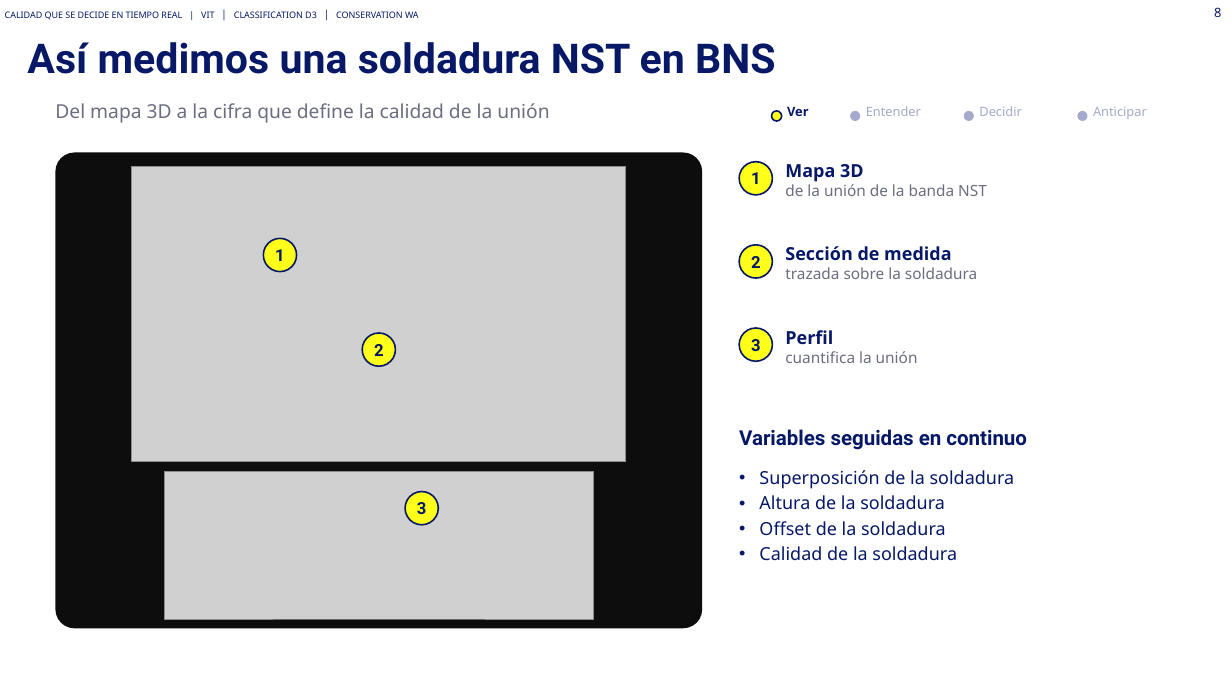
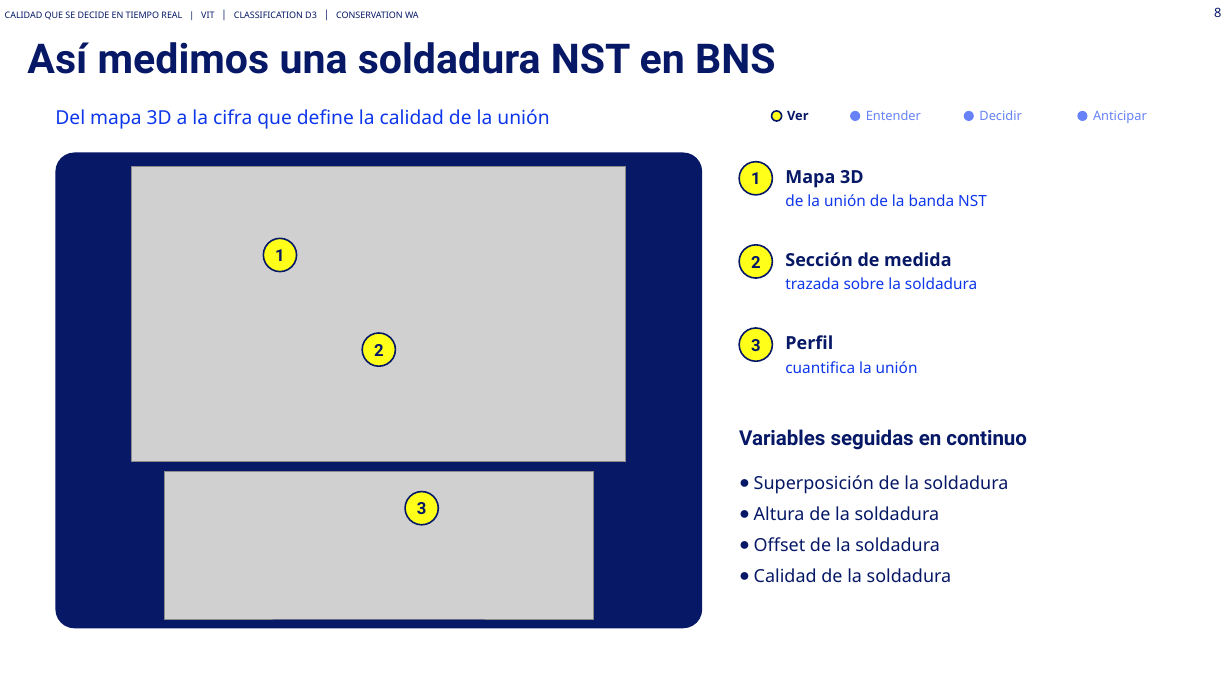
Before and after one commit to Asierenux/blank-app, a slide deck: slide 8 of presentaciones/Michelin_Hyundai_Fabricacion_Digital_ES_plantilla2026.pptx. Drawn at 1232x693 pixels with LibreOffice and Linux fonts; fonts in the diff are those of the drawing; grey boxes stand for pictures. Boxes give left, top, right and bottom in pixels: in the first picture for what was removed or moved away, otherwise in the second. Text is boxed around its words. In the diff, an @@ line names an element or a change of style, - is before the commit and + after.

```diff
--- a/presentaciones/Michelin_Hyundai_Fabricacion_Digital_ES_plantilla2026.pptx
+++ b/presentaciones/Michelin_Hyundai_Fabricacion_Digital_ES_plantilla2026.pptx
@@ text "Del mapa 3D a la ..." at bbox=[55, 109, 549, 129]: text colour #6B6E80 to #0E37EB; line spacing 1 to 22pt @@
@@ text "Ver" at bbox=[787, 110, 808, 120]: line spacing 1 to 15pt @@
@@ fill #A3AACB to #6782F6 in 3 elements at bbox=[850, 111, 860, 121], bbox=[964, 111, 974, 121], bbox=[1078, 111, 1088, 121] @@
@@ text colour #A3AACB to #6782F6; line spacing 1 to 15pt in 3 elements at bbox=[866, 110, 921, 120], bbox=[979, 110, 1021, 120], bbox=[1093, 110, 1147, 123] @@
@@ rounded rectangle at bbox=[55, 152, 702, 628]: fill #0D0D0D to #061866 @@
@@ text "Mapa 3D" at bbox=[785, 170, 987, 206]: text colour #6B6E80 to #0E37EB in "de la unión de la banda NST"; line spacing 1 to 21pt; line spacing 1 to 18pt @@
@@ text "Sección de medida" at bbox=[785, 252, 977, 289]: text colour #6B6E80 to #0E37EB in "trazada sobre la soldadura"; line spacing 1 to 21pt; line spacing 1 to 18pt @@
@@ text "Perfil" at bbox=[785, 335, 918, 373]: text colour #6B6E80 to #0E37EB in "cuantifica la unión"; line spacing 1 to 21pt; line spacing 1 to 18pt @@
@@ text "Superposición de la soldadura" at bbox=[754, 475, 1009, 583]: bullet • to ●; line spacing 1 to 21pt @@
```
Also in this commit, not shown: 20 other slides changed, 1 other file.
